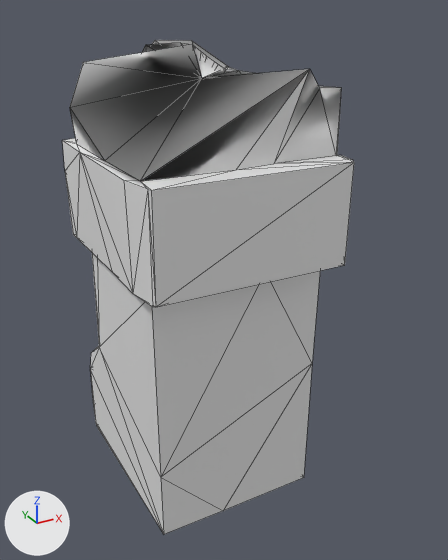
Two versions of the OBJ model src/main/resources/assets/kn8/meshes/konomi/shin_right.obj, one commit apart.
Before and after are seen from a 50 mm lens placed at (-0.132, -0.44, 0.445), pointed at (0.137, 0.049, 0.2). The lights are fixed; the arrows at lower left show +X, +Y and +Z. The older version comes first. Mesh edges are drawn as thin lines. Where no turn or scale is listed for an object, it has been applied to the vertices. Vertices at exactly the same position are counted once.

In view in the first picture: 'shin_right'.
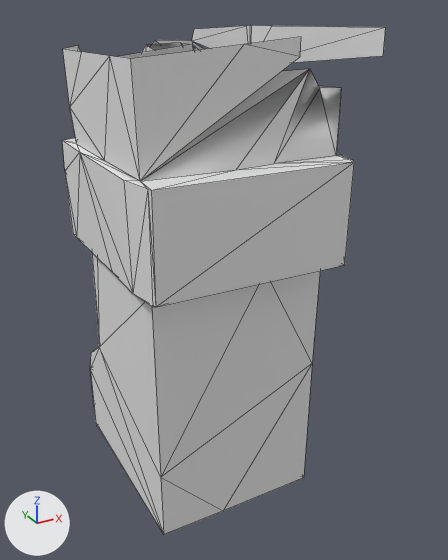
Boxes [x1, y1, x2, y2] around the edits, measured in the pictures (448 x 560 px):
'shin_right', reshaped (11% wider): before [62, 40, 354, 534]; after [62, 25, 385, 534]
part 1 of me_shin_right, built on: before [146, 41, 256, 78]; after [63, 25, 385, 181]

The edits, one by one:
me_shin_right is used by ob_shin_right; location (0.0, 0.0, 0.0).
me_shin_right had 117 vertices, 230 faces and spanned x 0.013..0.2, y -0.064..0.201, z 0.001..0.413.
me_shin_right now has 133 vertices, 247 faces and spans x 0.013..0.218, y -0.064..0.201, z 0.001..0.431.
Part 1, on me_shin_right:
3 faces are deleted.
16 vertices are added at x 0.018..0.218, y -0.056..0.182, z 0.39..0.431.
20 new faces join them.
